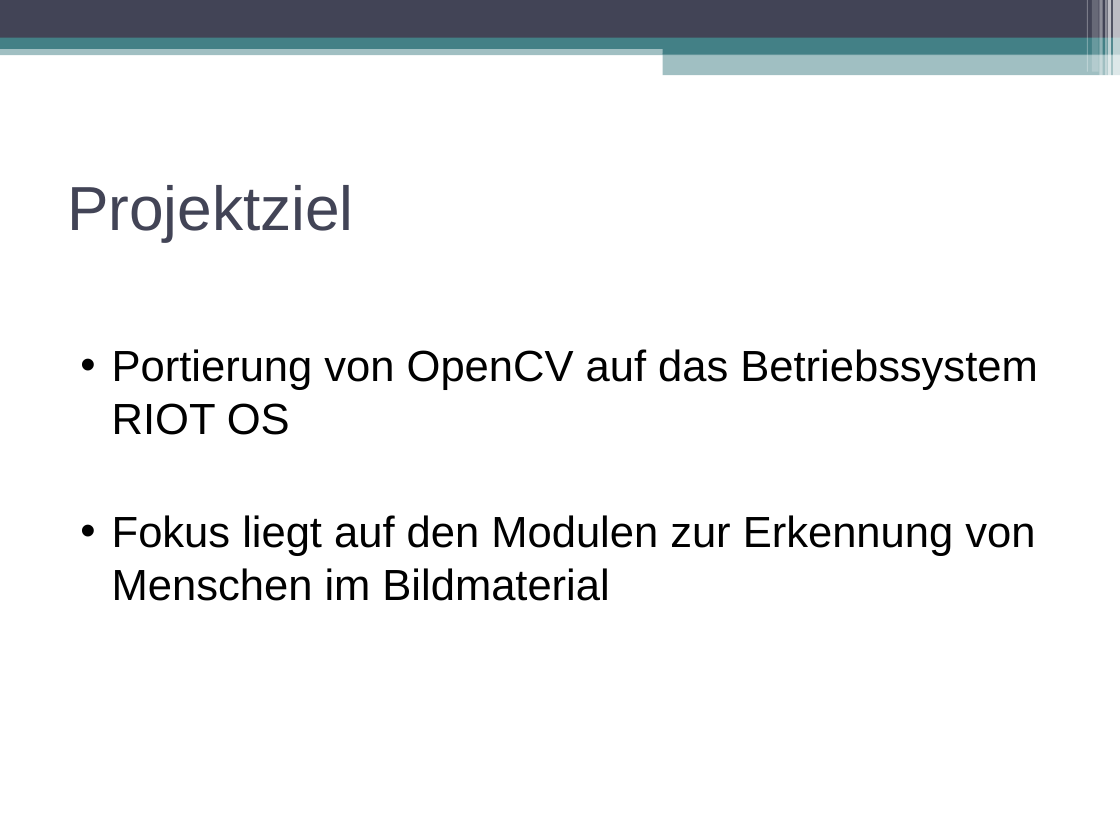
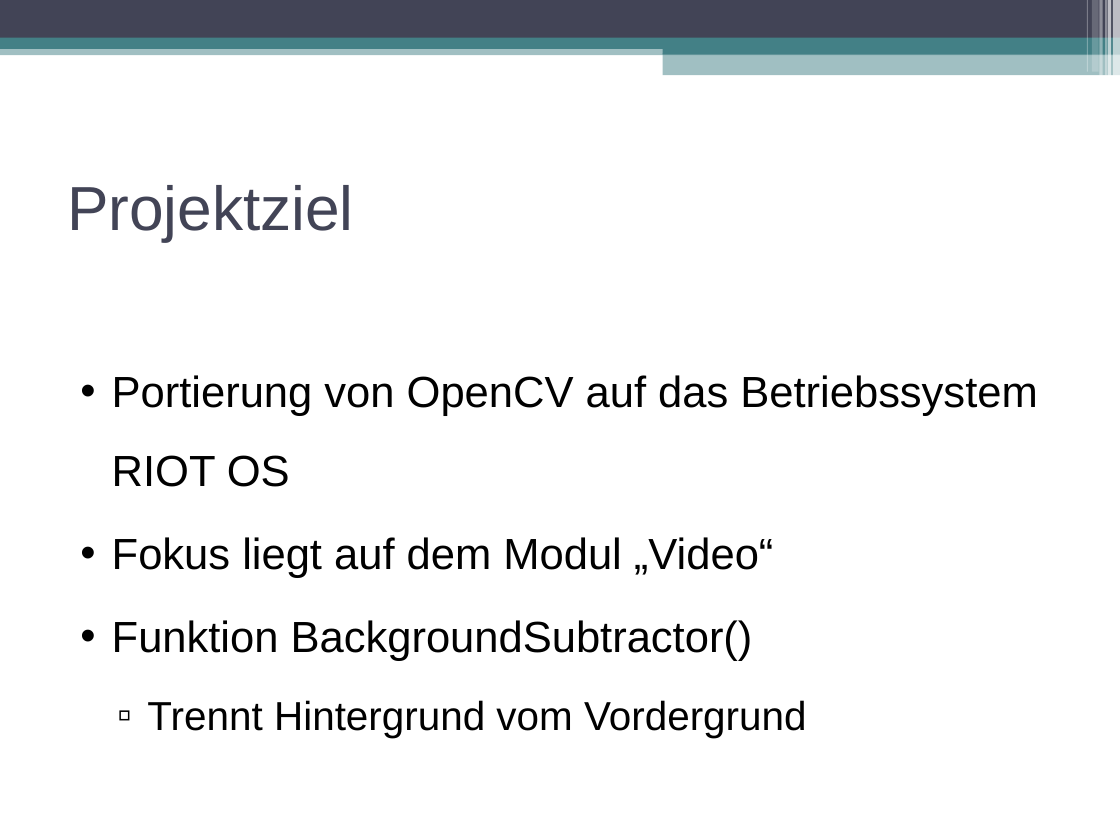
Before and after one commit to swp2013riot/riot-opencv-port, a slide deck: slide 7 of doc/slides/intro_presentation.odp (slide 4 before the commit). Drawn at 1120x840 pixels with LibreOffice and Linux fonts; fonts in the diff are those of the drawing. Boxes give left, top, right and bottom in pixels: in the first picture for what was removed or moved away, otherwise in the second. Text is boxed around its words. In the diff, an @@ line names an element or a change of style, - is before the commit and + after.

```diff
--- a/doc/slides/intro_presentation.odp
+++ b/doc/slides/intro_presentation.odp
@@ text at (x1=112, y1=375, x2=1037, y2=487): line spacing 1 to 1.5 @@
@@ text at (x1=112, y1=537, x2=807, y2=738): text changed @@
-• Fokus liegt auf den Modulen zur Erkennung von Menschen im Bildmaterial
+• Fokus liegt auf dem Modul „Video“
+• Funktion BackgroundSubtractor()
+  ▫ Trennt Hintergrund vom Vordergrund
```
Also in this commit, not shown: 2 other slides changed, 1 slide added, 3 slides removed, 2 other files.
